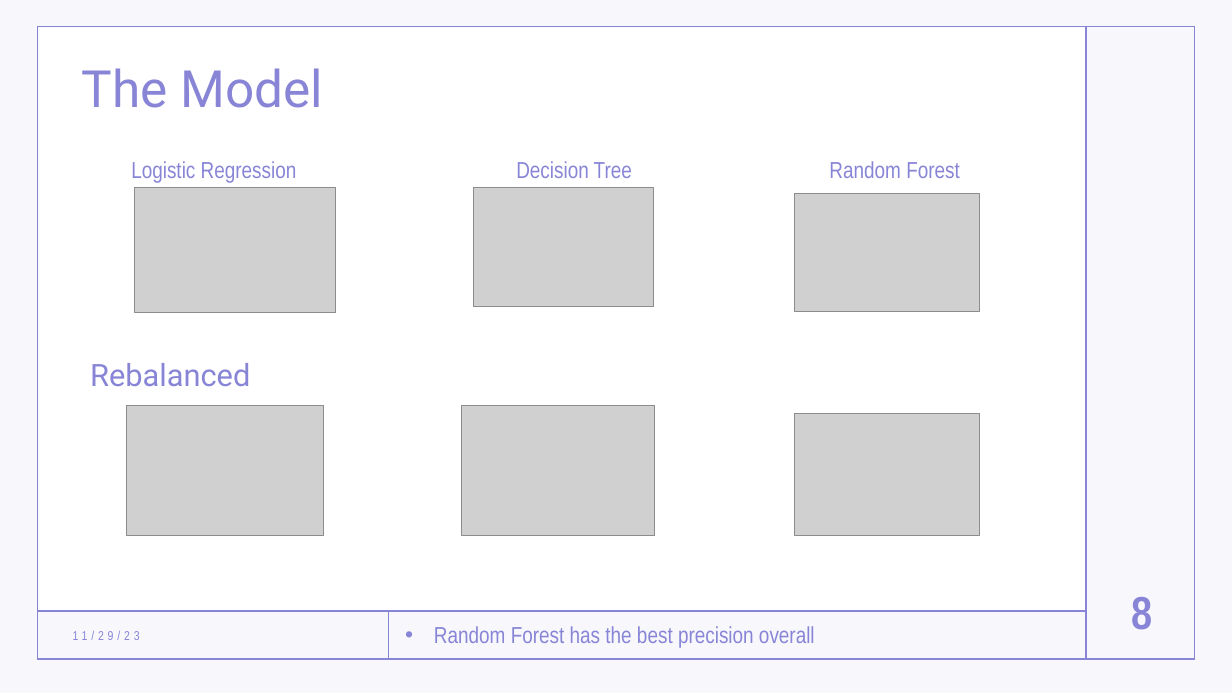
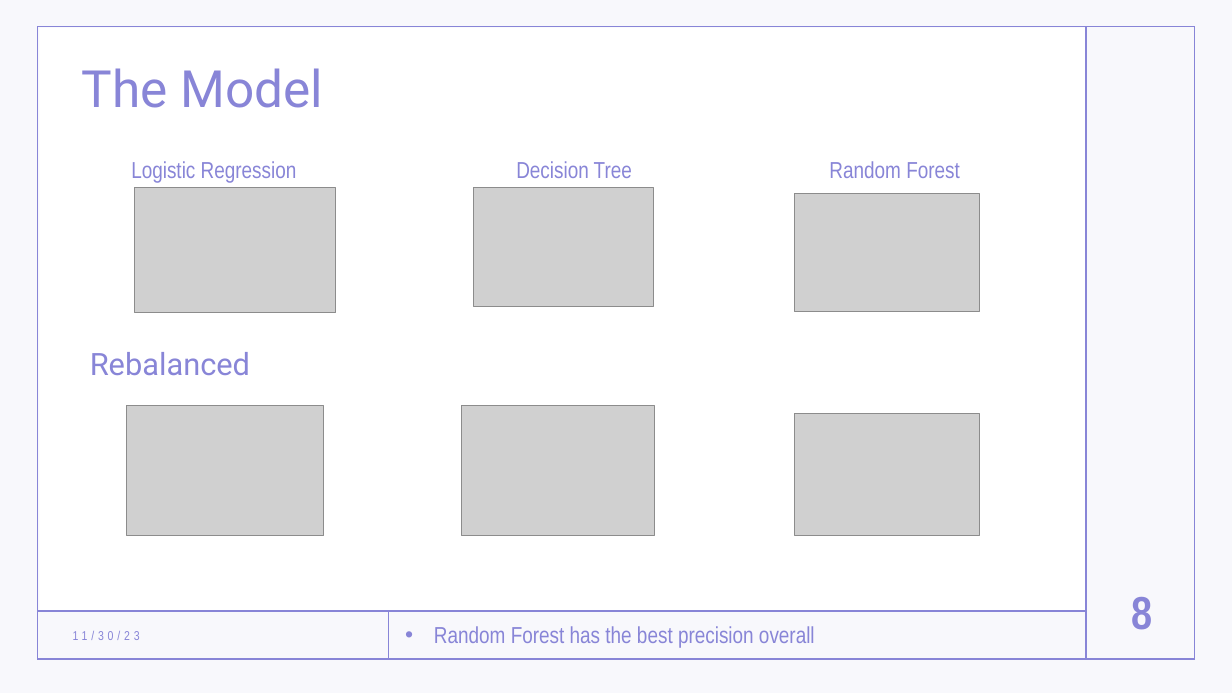
Before and after one commit to stefancourt/Churn-Prediction, a slide deck: slide 8 of Churn Prediction Presentation.pptx. Drawn at 1232x693 pixels with LibreOffice and Linux fonts; fonts in the diff are those of the drawing; grey boxes stand for pictures. Boxes give left, top, right and bottom in pixels: in the first picture for what was removed or moved away, otherwise in the second. Text is boxed around its words. In the diff, an @@ line names an element or a change of style, - is before the commit and + after.

```diff
--- a/Churn Prediction Presentation.pptx
+++ b/Churn Prediction Presentation.pptx
@@ text "Rebalanced": place and size @@
-text "Rebalanced" at [90,363,250,386]
+text "Rebalanced" at [90,352,250,375]
@@ text at [73,631,140,640]: text changed @@
-11/29/23
+11/30/23
```
Also in this commit, not shown: 8 other slides changed, 1 other file.
